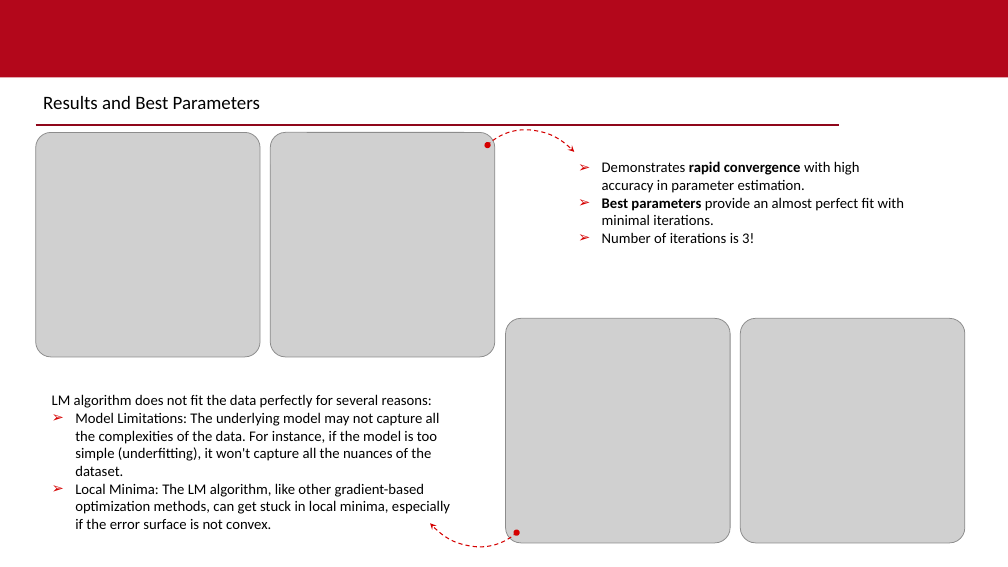
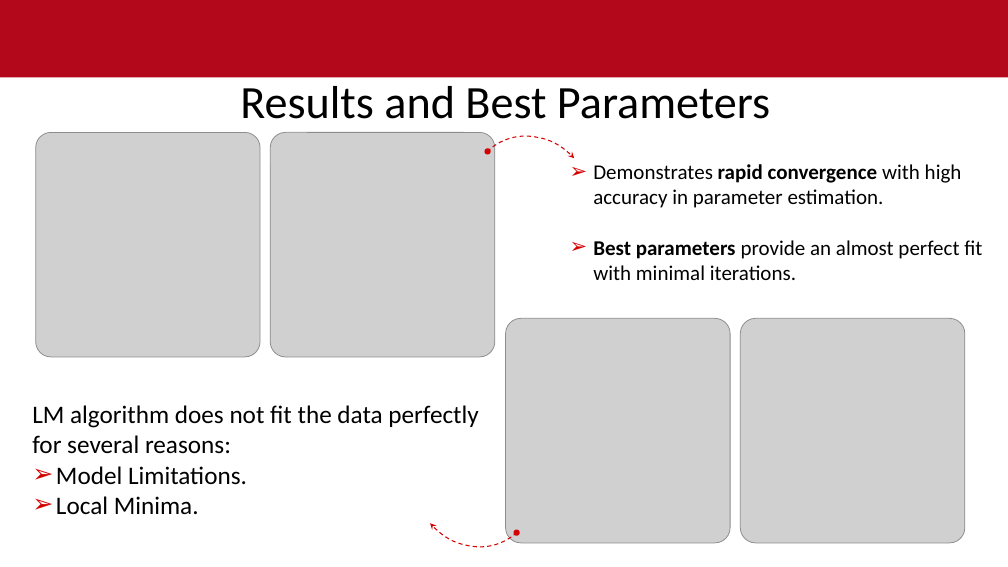
Before and after one commit to ibrahimuali/CompMath, a slide deck: slide 18 of power point - gradient descent newton lm.pptx (slide 15 before the commit). Drawn at 1008x567 pixels with LibreOffice and Linux fonts; fonts in the diff are those of the drawing; grey boxes stand for pictures; background and template pictures are left out. Boxes give left, top, right and bottom in pixels: in the first picture for what was removed or moved away, otherwise in the second. Text is boxed around its words. In the diff, an @@ line names an element or a change of style, - is before the commit and + after.

```diff
--- a/power point - gradient descent newton lm.pptx
+++ b/power point - gradient descent newton lm.pptx
@@ text "Results and Best Parameters": place and size @@
-text "Results and Best Parameters" at (43,96,260,109)
+text "Results and Best Parameters" at (240,86,770,119)
@@ text "Results and Best Parameters" at (240,86,770,119): size 18 to 44 pt; alignment left to centre @@
@@ line removed from (36, 126) to (839, 126) @@
@@ freeform shape: place and size @@
-freeform shape at (473,117,595,220)
+freeform shape at (473,123,595,226)
@@ text "Demonstrates rapid convergence with high ...": place and size @@
-text "Demonstrates rapid convergence with high ..." at (602,161,905,243)
+text "Demonstrates rapid convergence with high ..." at (593,164,982,280)
@@ text "Demonstrates rapid convergence with high ..." at (593,164,982,280): size 14 to 20 pt @@
@@ text at (602,232,754,243): paragraph removed @@
-➢ Number of iterations is 3!
@@ text "LM algorithm does not fit ...": place and size @@
-text "LM algorithm does not fit ..." at (52,394,450,529)
+text "LM algorithm does not fit ..." at (32,405,478,515)
@@ text at (32,405,478,454): size 14 to 24 pt in "LM algorithm does not fit the data ..." @@
@@ text at (56,466,247,515): text changed; size 14 to 24 pt @@
-➢ Model Limitations: The underlying model may not capture all the complexities of the data. For instance, if the model is too simple (underfitting), it won't capture all the nuances of the dataset.
-➢ Local Minima: The LM algorithm, like other gradient-based optimization methods, can get stuck in local minima, especially if the error surface is not convex.
+➢ Model Limitations.
+➢ Local Minima.
```
Also in this commit, not shown: 7 other slides changed, 3 slides added, 1 slide removed.
